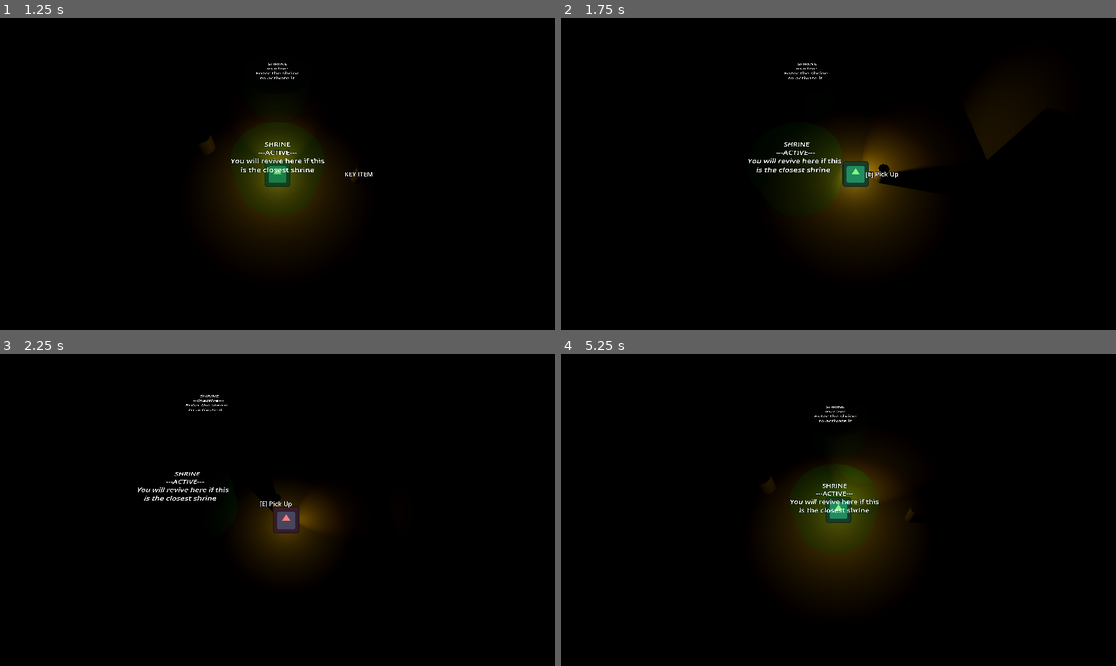
Above: before the commit, frames 1-4 (two rows, left to right).
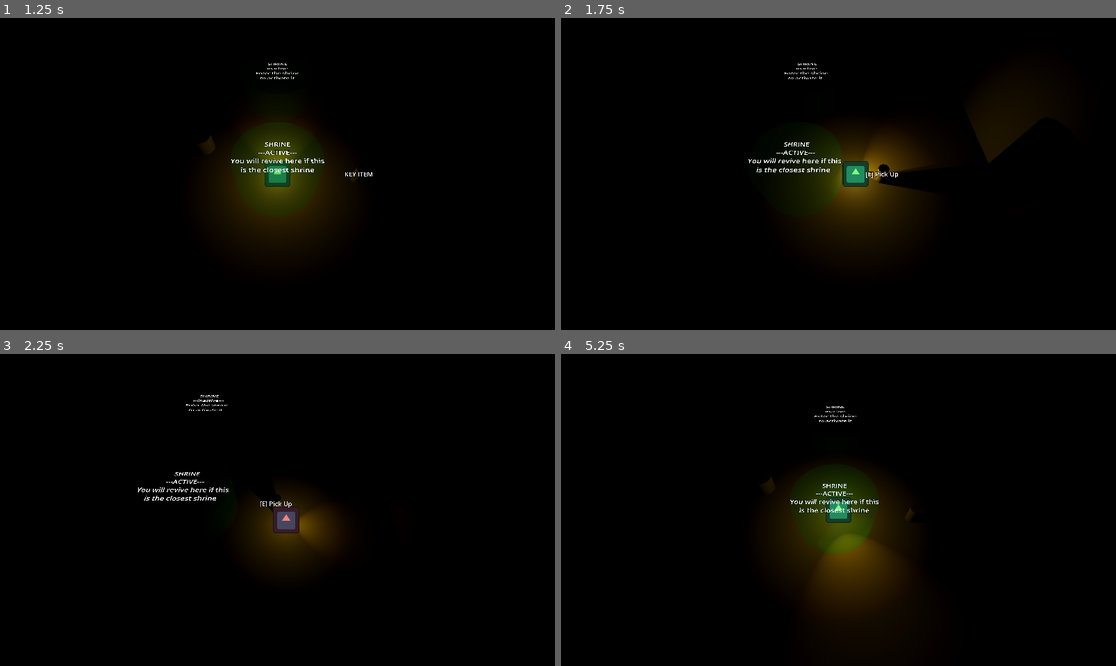
Above: after the commit, the same moments.

Repository: Rusty-Rat-Studios/dead-living-and-dying
Game: Godot game, scene res://game.tscn
The game is run twice, just before and just after one commit, with the same random seed, the same clock (stepped at 60 frames per second) and the same inputs. The engine's default icon, where the game draws it, is replaced by a stand-in: a white triangle on a blue panel in a dark square.
Inputs (mouse positions are in pixels of both pictures, inside the frame that each line leads up to):
- Up to frame 1 (1.25 s): click "START" at 0.5 s
- Up to frame 2 (1.75 s): tap Enter at 1.25 s; move the mouse to (960, 158) at 1.27 s; hold Right (ui_right) from 1.28 s (still down); tap E (interact) at 1.35 s; tap Keypad Enter (ui_accept) at 1.52 s
- Up to frame 3 (2.25 s): move the mouse to (166, 525) at 2.02 s; release Right (ui_right) at 2.03 s; hold Down (ui_down) from 2.03 s (still down); tap Tab at 2.1 s
- Up to frame 4 (5.25 s): tap Keypad Enter (ui_accept) at 2.27, 3.77, 4.52 s; move the mouse to (894, 441) at 2.77 s; release Down (ui_down) at 2.78 s; hold Right (ui_right) 2.78-3.53 s; tap E (interact) at 2.85, 4.35 s; move the mouse to (810, 572) at 3.52 s; hold Up (ui_up) 3.53-4.28 s; tap Tab at 3.6, 5.1 s; move the mouse to (1005, 556) at 4.27 s; hold Left (ui_left) from 4.28 s (still down); move the mouse to (672, 463) at 5.02 s

Frame 1 is identical in both runs. In frame 2, 0.1% of the frame differs, in the area x 55-83%, y 36-53%; in frame 3, 0.2%; in frame 4, 2.6%, in the area x 47-59%, y 35-81%.

Commit message:
Move rotation code to spotlight script

Diff:
--- a/player/player.gd
+++ b/player/player.gd
@@ -7,15 +7,6 @@
 const HIT_FLASH_SPEED: float = 0.3
 const FLASH_OPACITY: float = 0.2
 
-# for controlling player rotation in a momentum-like fashion
-const MAX_ANGULAR_SPEED: float = 3.0
-const ANGULAR_ACCELERATION: float = 10.0
-const ANGULAR_DECELERATION: float = 40.0
-# used to check if spotlight is rotated close enough to the target
-const TARGET_THRESHOLD: float = 0.01
-# used to begin decelerating rotation when close but not at target
-const DECELERATION_THRESHOLD: float = 5 * TARGET_THRESHOLD
-
 # player state machine, sibling node under Game node
 var state_machine: Node
 # used to track previously visited, non-consumed shrines (including default)
@@ -24,25 +15,12 @@
 # used to track player corpse - handled by states
 var corpse: Corpse
 
-# used to continue processing controller input when the stick is held
-# in the same direction - Godot's built-in InputEvent only detects changes
-# --- without this, the input is choppy as it only detects
-# --- an input event when the value changes significantly
-@onready var joystick_timer: Timer = $JoystickTimer
-
-# store the location of the last direction-input (mouse or right-joystick)
-@onready var light_target: Vector3 = Vector3.ZERO
-# track whether spotlight is currently rotating or not
-@onready var is_rotating: bool = false
-# used when rotating field of view
-@onready var angular_velocity: float = 0.0
-
 @onready var hit_cooldown_active: bool = false
 # used to toggle opacity while hit cooldown active
 @onready var hit_flash: bool = false
 @onready var speed: float = 6.0
 @onready var light_omni: OmniLight3D = $OmniLight3D
-@onready var light_spot: SpotLight3D = $LightOffset/SpotLight3D
+@onready var light_spot: SpotLight3D = $SpotLight3D
 @onready var camera: Camera3D = $RotationOffset/Camera3D
 @onready var sprite: Sprite3D = $RotationOffset/Sprite3D
 
@@ -52,7 +30,6 @@
 
 func _ready() -> void:
 	light_omni.light_color = Color("GOLDENROD")
-	light_spot.light_color = Color("GOLDENROD")
 
 	$HitCooldown.wait_time = HIT_COOLDOWN
 	$HitFlash.wait_time = HIT_FLASH_SPEED
@@ -66,7 +43,6 @@
 
 	SignalBus.item_picked_up.connect(_on_item_picked_up)
 
-	joystick_timer.timeout.connect(_on_joystick_timer_timeout)
 
 
 func init(state_machine: Node, shrine: Shrine, corpse: Corpse) -> void:
@@ -97,26 +73,8 @@
 	corpse.reset()
 
 
-func _process(delta: float) -> void:
-	if is_rotating:
-		rotate_to_target(delta)
-
-
 func _physics_process(delta: float) -> void:
 	handle_movement(delta)
-
-
-func _input(event: InputEvent) -> void:
-	# check for mouse or joystick-right input
-	if event is InputEventMouseMotion:
-		set_light_target_mouse()
-	elif (event.is_action_pressed("joy_right_x_left")
-		or event.is_action_pressed("joy_right_x_right")
-		or event.is_action_pressed("joy_right_y_up")
-		or event.is_action_pressed("joy_right_y_down")):
-		# enable detection of non-changing controller input
-		if joystick_timer.is_stopped():
-			joystick_timer.start()
 
 
 func handle_movement(delta: float) -> void:
@@ -143,62 +101,6 @@
 		velocity.x = move_toward(velocity.x, 0, speed)
 		velocity.z = move_toward(velocity.z, 0, speed)
 	move_and_slide()
-
-
-func set_light_target_mouse() -> void:
-	var mouse_pos_2d: Vector2 = get_viewport().get_mouse_position()
-	var player_pos_2d: Vector2 = camera.unproject_position(position)
-	var light_direction: Vector2 = (mouse_pos_2d - player_pos_2d)
-
-	light_target = Vector3(light_direction.x, 1, light_direction.y)
-	is_rotating = true
-
-
-func set_light_target_controller() -> void:
-	var input_dir: Vector2 = Focus.input_get_vector(
-		"joy_right_x_left", "joy_right_x_right", "joy_right_y_up", "joy_right_y_down")
-	# from_angle() calculates from x-axis, so must be adjusted
-	var current_rotation: Vector2 = Vector2.from_angle(-$LightOffset.rotation.y - PI/2)
-	# set light_target to slightly beside current rotation so that when
-	# the joystick input ceases, the light target is quickly reached.
-	# --- avoids continuing to rotate after input stops
-	var light_direction: Vector2 = current_rotation.lerp(input_dir, 0.3)
-
-	light_target = Vector3(light_direction.x, 1, light_direction.y)
-	is_rotating = true
-
-
-func rotate_to_target(delta: float) -> void:
-	var light_target_xz: Vector3 = Vector3(light_target.x, 0, light_target.z).normalized()
-	var target_rotation: float = Vector3.FORWARD.signed_angle_to(light_target_xz, Vector3.UP)
-	var angle_diff: float = angle_difference($LightOffset.rotation.y, target_rotation)
-
-	# check whether we are near the target
-	if abs(angle_diff) > TARGET_THRESHOLD:
-		# cap turning speed at maximum angular velocity
-		var max_velocity: float = clamp(abs(angle_diff) * 10.0, 0, MAX_ANGULAR_SPEED)
-		# apply acceleration or deceleration based on distance to target
-		# accelerate if target is far; decelerate if target is close
-		var accel: float
-		if abs(angle_diff) >= DECELERATION_THRESHOLD:
-			accel = ANGULAR_ACCELERATION
-		else:
-			accel = ANGULAR_DECELERATION
-		# update angular velocity with acceleration/deceleration
-		angular_velocity = move_toward(angular_velocity, sign(angle_diff) * max_velocity, delta * accel)
-	else:
-		# always decelerate when close enough to the target
-		angular_velocity = move_toward(angular_velocity, 0, delta * ANGULAR_DECELERATION)
-
-	# add calculated speed to spotlight rotation
-	$LightOffset.rotation.y += angular_velocity * delta
-
-	# stop rotating if close enough to target and slow enough
-	# avoids instantly stop/starting rotation if the target swaps rotation directions
-	if abs(angle_diff) < TARGET_THRESHOLD and abs(angular_velocity) < TARGET_THRESHOLD:
-		$LightOffset.rotation.y = target_rotation
-		angular_velocity = 0
-		is_rotating = false
 
 
 func hit() -> void:
@@ -256,16 +158,3 @@
 	item.reparent($Inventory)
 	# ensure item position is directly on player
 	item.position = Vector3.ZERO
-
-
-func _on_joystick_timer_timeout() -> void:
-	# get joystick input
-	var input_dir: Vector2 = Focus.input_get_vector(
-		"joy_right_x_left", "joy_right_x_right", "joy_right_y_up", "joy_right_y_down")
-
-	if input_dir != Vector2.ZERO:
-		# stick is held down, rotate to target direction
-		set_light_target_controller()
-	else:
-		# if the player releases the joystick, stop polling
-		joystick_timer.stop()
--- a/player/player.tscn
+++ b/player/player.tscn
@@ -1,9 +1,10 @@
-[gd_scene load_steps=6 format=3 uid="uid://mt6b5vxmupgn"]
+[gd_scene load_steps=7 format=3 uid="uid://mt6b5vxmupgn"]
 
 [ext_resource type="Script" path="res://player/player.gd" id="1_ndccg"]
 [ext_resource type="Shape3D" uid="uid://d140c2qk5hbt2" path="res://player/player_collision_shape.tres" id="2_a56u6"]
-[ext_resource type="Texture2D" uid="uid://cvadlfyuhhlsa" path="res://icon.svg" id="2_goh7u"]
+[ext_resource type="Texture2D" uid="uid://cey8vsju0vbgx" path="res://icon.svg" id="2_goh7u"]
 [ext_resource type="Script" path="res://player/camera.gd" id="4_mmf56"]
+[ext_resource type="Script" path="res://player/spotlight.gd" id="5_nwynq"]
 
 [sub_resource type="CapsuleShape3D" id="CapsuleShape3D_3bb63"]
 radius = 0.804186
@@ -32,21 +33,20 @@
 omni_range = 6.335
 omni_attenuation = 1.5
 
-[node name="LightOffset" type="Marker3D" parent="."]
-
-[node name="SpotLight3D" type="SpotLight3D" parent="LightOffset"]
+[node name="SpotLight3D" type="SpotLight3D" parent="."]
 transform = Transform3D(1, 0, 0, 0, 1, 0, 0, 0, 1, 0, 0, -0.1)
 light_size = 0.4
 shadow_enabled = true
 spot_range = 250.0
+script = ExtResource("5_nwynq")
+
+[node name="JoystickTimer" type="Timer" parent="SpotLight3D"]
+wait_time = 0.05
 
 [node name="HitCooldown" type="Timer" parent="."]
 one_shot = true
 
 [node name="HitFlash" type="Timer" parent="."]
-
-[node name="JoystickTimer" type="Timer" parent="."]
-wait_time = 0.05
 
 [node name="DamageDetector" type="Area3D" parent="."]
 collision_layer = 0
--- /dev/null
+++ b/player/spotlight.gd
@@ -0,0 +1,115 @@
+extends SpotLight3D
+
+# for controlling player rotation in a momentum-like fashion
+const MAX_ANGULAR_SPEED: float = 4.0
+const ANGULAR_ACCELERATION: float = 10.0
+const ANGULAR_DECELERATION: float = 30.0
+# used to check if spotlight is rotated close enough to the target
+const TARGET_THRESHOLD: float = 0.1
+# used to begin decelerating rotation when close but not at target
+const DECELERATION_THRESHOLD: float = 2 * TARGET_THRESHOLD
+
+# used to continue processing controller input when the stick is held
+# in the same direction - Godot's built-in InputEvent only detects changes
+# --- without this, the input is choppy as it only detects
+# --- an input event when the value changes significantly
+@onready var joystick_timer: Timer = $JoystickTimer
+
+# store the location of the last direction-input (mouse or right-joystick)
+@onready var light_target: Vector3 = Vector3.ZERO
+# track whether spotlight is currently rotating or not
+@onready var is_rotating: bool = false
+# used when rotating field of view
+@onready var angular_velocity: float = 0.0
+
+func _ready() -> void:
+	light_color = Color("GOLDENROD")
+
+	joystick_timer.timeout.connect(_on_joystick_timer_timeout)
+
+
+func _process(delta: float) -> void:
+	if is_rotating:
+		rotate_to_target(delta)
+
+
+func _input(event: InputEvent) -> void:
+	# check for mouse or joystick-right input
+	if event is InputEventMouseMotion:
+		set_light_target_mouse()
+	elif (event.is_action_pressed("joy_right_x_left")
+		or event.is_action_pressed("joy_right_x_right")
+		or event.is_action_pressed("joy_right_y_up")
+		or event.is_action_pressed("joy_right_y_down")):
+		# enable detection of non-changing controller input
+		if joystick_timer.is_stopped():
+			joystick_timer.start()
+
+
+func set_light_target_mouse() -> void:
+	var mouse_pos_2d: Vector2 = get_viewport().get_mouse_position()
+	var player_pos_2d: Vector2 = get_viewport().get_camera_3d().unproject_position(global_position)
+	var light_direction: Vector2 = (mouse_pos_2d - player_pos_2d)
+
+	light_target = Vector3(light_direction.x, 0, light_direction.y)
+	is_rotating = true
+
+
+func set_light_target_controller() -> void:
+	var input_dir: Vector2 = Focus.input_get_vector(
+		"joy_right_x_left", "joy_right_x_right", "joy_right_y_up", "joy_right_y_down")
+	# from_angle() calculates from x-axis, so must be adjusted
+	var current_rotation: Vector2 = Vector2.from_angle(-rotation.y - PI/2)
+	# set light_target to slightly beside current rotation so that when
+	# the joystick input ceases, the light target is quickly reached.
+	# --- avoids continuing to rotate after input stops
+	var light_direction: Vector2 = current_rotation.lerp(input_dir, 0.3)
+
+	light_target = Vector3(light_direction.x, 0, light_direction.y)
+	is_rotating = true
+
+
+func rotate_to_target(delta: float) -> void:
+	var light_target_xz: Vector3 = Vector3(light_target.x, 0, light_target.z).normalized()
+	var target_rotation: float = Vector3.FORWARD.signed_angle_to(light_target_xz, Vector3.UP)
+	var angle_diff: float = angle_difference(rotation.y, target_rotation)
+
+	# check whether we are near the target
+	if abs(angle_diff) > TARGET_THRESHOLD:
+		# cap turning speed at maximum angular velocity
+		var max_velocity: float = clamp(abs(angle_diff) * 10.0, 0, MAX_ANGULAR_SPEED)
+		# apply acceleration or deceleration based on distance to target
+		# accelerate if target is far; decelerate if target is close
+		var accel: float
+		if abs(angle_diff) >= DECELERATION_THRESHOLD:
+			accel = ANGULAR_ACCELERATION
+		else:
+			accel = ANGULAR_DECELERATION
+		# update angular velocity with acceleration/deceleration
+		angular_velocity = move_toward(angular_velocity, sign(angle_diff) * max_velocity, delta * accel)
+	else:
+		# always decelerate when close enough to the target
+		angular_velocity = move_toward(angular_velocity, 0, delta * ANGULAR_DECELERATION)
+
+	# add calculated speed to spotlight rotation
+	rotation.y += angular_velocity * delta
+
+	# stop rotating if close enough to target and slow enough
+	# avoids instantly stop/starting rotation if the target swaps rotation directions
+	if abs(angle_diff) < TARGET_THRESHOLD and abs(angular_velocity) < TARGET_THRESHOLD:
+		rotation.y = target_rotation
+		angular_velocity = 0
+		is_rotating = false
+
+
+func _on_joystick_timer_timeout() -> void:
+	# get joystick input
+	var input_dir: Vector2 = Focus.input_get_vector(
+		"joy_right_x_left", "joy_right_x_right", "joy_right_y_up", "joy_right_y_down")
+
+	if input_dir != Vector2.ZERO:
+		# stick is held down, rotate to target direction
+		set_light_target_controller()
+	else:
+		# if the player releases the joystick, stop polling
+		joystick_timer.stop()
